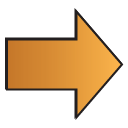
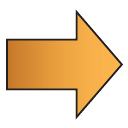
Comparing the layer stacks of the two (128, 128) images. Changes:
removed layer "forward" over (6, 9, 124, 120)
renamed "Layer 1" to "forward", painted on it over (5, 8, 124, 120)
